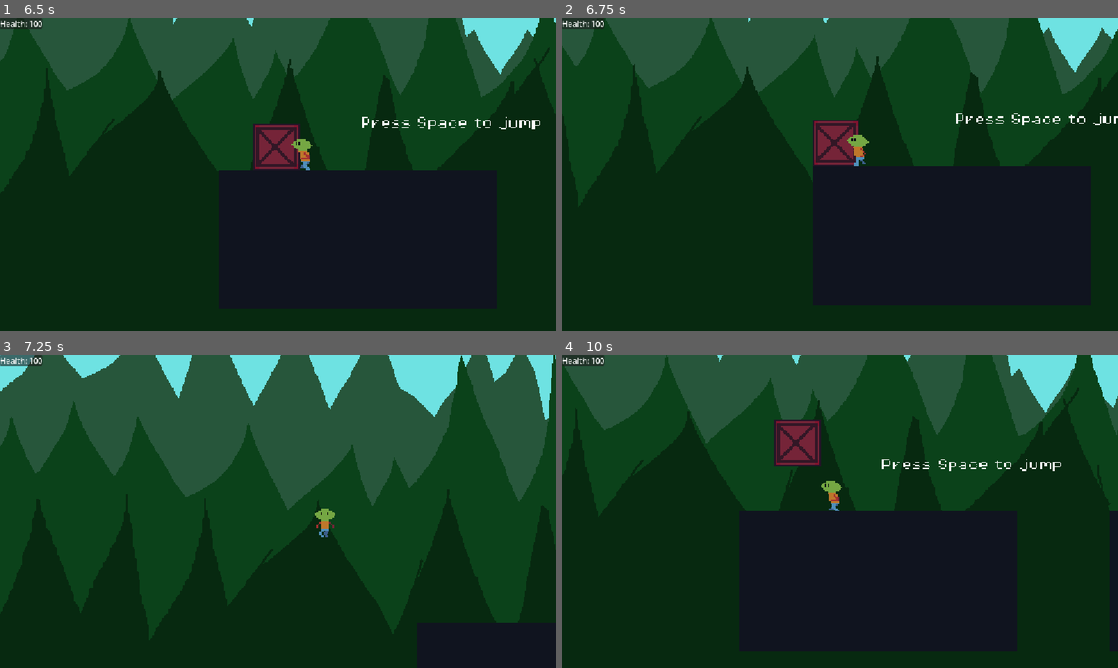
Above: before the commit, frames 1-4 (two rows, left to right).
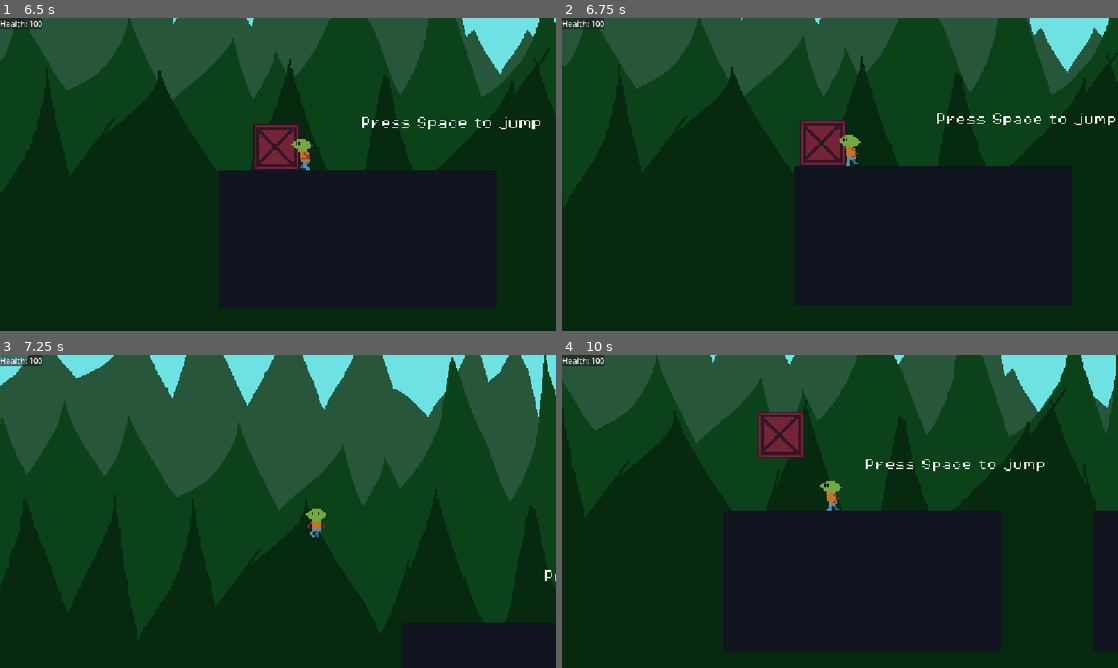
Above: after the commit, the same moments.

Repository: Sanved001/scribe-2d
Game: Godot game, scene res://scenes/boot.tscn
The game is run twice, just before and just after one commit, with the same random seed, the same clock (stepped at 60 frames per second) and the same inputs.
Inputs (mouse positions are in pixels of both pictures, inside the frame that each line leads up to):
- Up to frame 1 (6.5 s): tap Space (jump) at 0.5, 0.6, 0.77, 1.07, 1.25, 1.52, 1.55, 1.82, 2, 2.3, 2.75, 3.02, 3.05, 3.32, 3.5, 3.77, 3.8, 4.07, 4.25, 4.35, 4.52, 4.82, 5.3, 6.02, 6.05, 6.32 s; move the mouse to (400, 158) at 0.52 s; hold D (right) 0.53-2.03 s; move the mouse to (166, 190) at 1.27 s; click (166, 190) at 1.35 s; move the mouse to (333, 105) at 2.02 s; hold A (left) 2.03-2.78 s; tap Shift (dash) at 2.1, 5.85 s; move the mouse to (250, 237) at 2.77 s; hold D (right) 2.78-4.28 s; tap E (interact) at 2.85 s; move the mouse to (444, 221) at 3.52 s; tap F (shift_plane) at 3.6 s; move the mouse to (111, 127) at 4.27 s; hold A (left) 4.28-5.03 s; move the mouse to (305, 174) at 5.02 s; hold D (right) 5.03-5.78 s; click (305, 174) at 5.1 s; move the mouse to (194, 96) at 5.77 s; hold A (left) from 5.78 s (still down)
- Up to frame 2 (6.75 s): keep holding A (left); move the mouse to (962, 158) at 6.52 s; tap E (interact) at 6.6 s
- Up to frame 3 (7.25 s): keep holding A (left); tap Space (jump) at 6.77, 6.8, 7.07 s
- Up to frame 4 (10 s): move the mouse to (728, 527) at 7.27 s; release A (left) at 7.28 s; hold D (right) 7.28-9.53 s; tap F (shift_plane) at 7.35 s; tap Space (jump) at 7.52, 7.55, 7.82, 8.1, 9.02, 9.05, 9.32, 9.77, 9.8 s; move the mouse to (895, 442) at 8.02 s; move the mouse to (812, 574) at 8.77 s; click (812, 574) at 8.85 s; move the mouse to (1006, 558) at 9.52 s; hold A (left) from 9.53 s (still down); tap Shift (dash) at 9.6 s

Frame 1 is identical in both runs. In frame 2, 13% of the frame differs, in the area x 0-100%, y 0-61%; in frame 3, 16%, in the area x 0-100%, y 0-92%; in frame 4, 13%.

Commit message:
Fixed some issues with crate push and pull mechanic and it no longer uses PinJoint2D node

Diff:
--- a/scenes/movable_objects/crates/Crate2x2Movable.tscn
+++ b/scenes/movable_objects/crates/Crate2x2Movable.tscn
@@ -28,4 +28,4 @@
 position = Vector2(16, 16)
 
 [node name="Wall_Raycast" type="RayCast2D" parent="PiviotNode" unique_id=1142810913]
-target_position = Vector2(18, 0)
+target_position = Vector2(-18, 0)
--- a/scripts/functions/push_and_pull_handler.gd
+++ b/scripts/functions/push_and_pull_handler.gd
@@ -4,6 +4,10 @@
 @export var piviot_node:Node2D
 @export var wall_raycast:RayCast2D
 
+
+
+var no_friction_materal:PhysicsMaterial
+var orignal_material:PhysicsMaterial
 var ParentRigidBody:RigidBody2D
 var Player_Hold:bool = false
 var push_or_pull_vector:Vector2 = Vector2(0,0)
@@ -11,8 +15,8 @@
 var my_character:CharacterBody2D = null
 var character_joint:PinJoint2D
 var object_can_move:bool = true
-
-
+var player_move:bool = true
+var orignal_damp:float = 0.0
 
 # Called when the node enters the scene tree for the first time.
 func _ready() -> void:
@@ -21,6 +25,11 @@
 		if  OS.is_debug_build():
 			print("Parent %s Is A RigidBody2D" % my_parent)
 		ParentRigidBody = my_parent
+		orignal_material = ParentRigidBody.physics_material_override
+
+		no_friction_materal = PhysicsMaterial.new()
+		no_friction_materal.friction = 0.0
+
 	elif not my_parent is RigidBody2D and OS.is_debug_build():
 		print("Parent %s Is Not A RigidBody2D It may cause errors" % my_parent)
 
@@ -43,13 +52,12 @@
 func _physics_process(delta: float) -> void:
 	if my_character != null:
 		if Player_Hold:
-			#stop_crate_movement_check()
+			stop_player_movement_check()
 			if object_can_move:
 				ParentRigidBody.linear_velocity.x = my_character.intended_velocity.x
 
-
-				if Input.is_action_just_pressed("left"):
-					pass
+			else:
+				ParentRigidBody.linear_velocity.x = 0
 
 
 
@@ -83,17 +91,34 @@
 	if Player_Hold:
 		if character_joint == null:
 			my_character.global_position = character_hold_marker.global_position
-			character_joint = PinJoint2D.new()
-			character_joint.global_position = character_hold_marker.global_position
-			character_joint.node_a = ParentRigidBody.get_path()
-			character_joint.node_b = my_character.get_path()
-			ParentRigidBody.add_child(character_joint)
+			if ParentRigidBody:
+				ParentRigidBody.linear_damp = 0.0
 
-	elif  not Player_Hold:
-		if character_joint!= null:
-			character_joint.queue_free()
+				ParentRigidBody.physics_material_override = no_friction_materal
+			#character_joint = PinJoint2D.new()
+			#
+			#character_joint.disable_collision = false
+			#
+			#character_joint.global_position = character_hold_marker.global_position
+			#character_joint.node_a = ParentRigidBody.get_path()
+			#character_joint.node_b = my_character.get_path()
+			#ParentRigidBody.add_child(character_joint)
 
-func stop_crate_movement_check():
+
+	elif not Player_Hold:
+		if ParentRigidBody:
+				ParentRigidBody.linear_damp = orignal_damp
+				ParentRigidBody.physics_material_override = orignal_material
+		#if character_joint!= null:
+			#character_joint.queue_free()
+
+func stop_player_movement_check():
 	# Make it so that if you push the object into an wall, you don't enter the object
 	if wall_raycast.is_colliding():
 		object_can_move = false
+		player_move = false
+		if my_character != null:
+			my_character.velocity.x = 0
+	else:
+		object_can_move = true
+		player_move = true
--- a/scripts/player.gd
+++ b/scripts/player.gd
@@ -171,6 +171,7 @@
 			if Input.is_action_just_pressed("jump"):
 				if player_is_holding_objects.size() > 0:
 					var released_object = player_is_holding_objects[0]
+					player_is_holding_objects.erase(released_object)
 					SignalBus.Player_Interact_Movable_Object.emit(released_object, self, false)
 
 			if Input.is_action_just_pressed("jump") and is_on_floor():
@@ -406,14 +407,19 @@
 
 func _on_interaction_zone_body_exited(body: Node2D) -> void:
 	Objects_In_Interaction_Zone.erase(body)
+
+	if player_is_holding_objects.has(body):
+		if Debug_Mode:
+			print("DEBUG: Object lagged behind, ignoring drop")
+		return
+
 	SignalBus.Player_Interact_Movable_Object.emit(body, self, false)
 	player_is_holding_objects.erase(body)
-
 	if Debug_Mode:
 		print("DEBUG: Object %s Left The Interaction Zone" % body)
 		print("DEBUG: Objects In Interaction Zone: ", Objects_In_Interaction_Zone)
 		print("DEBUG: Player Is Holding Objecs: %s " % player_is_holding_objects)
-		print("DEBG: Objects in Interaction Zone: %s " % Objects_In_Interaction_Zone.size())
+		print("DEUBG: Objects in Interaction Zone: %s " % Objects_In_Interaction_Zone.size())
 
 
 func Change_Interaction_Zone_Piviot(direction:float):
Not shown, changed: Scribe-2d-updates.txt
